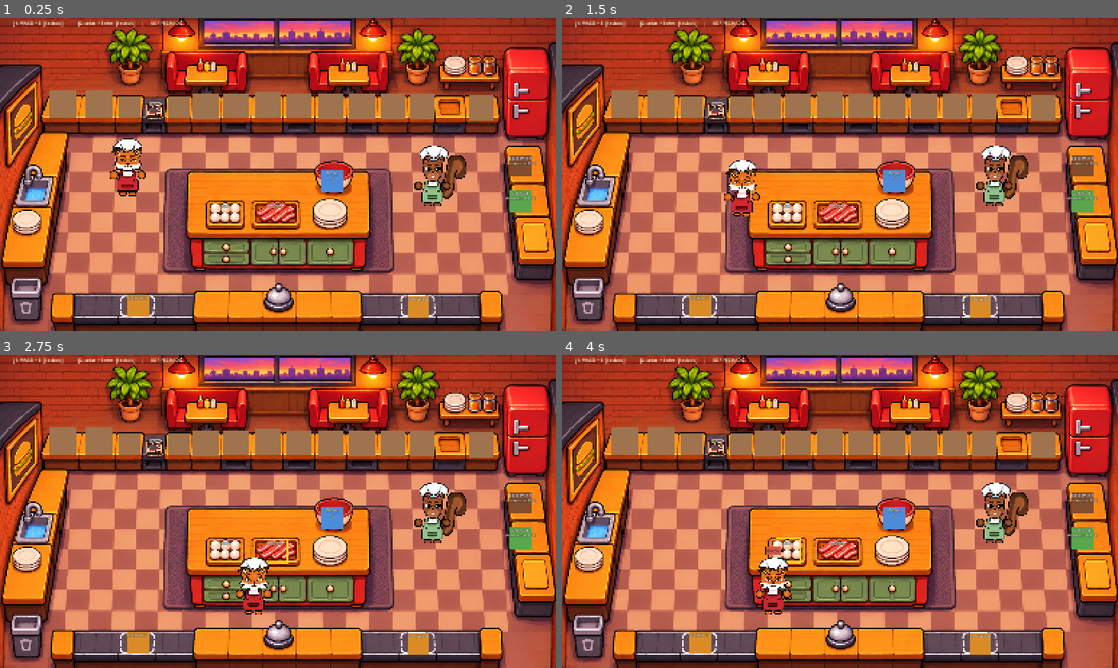
Above: before the commit, frames 1-4 (two rows, left to right).
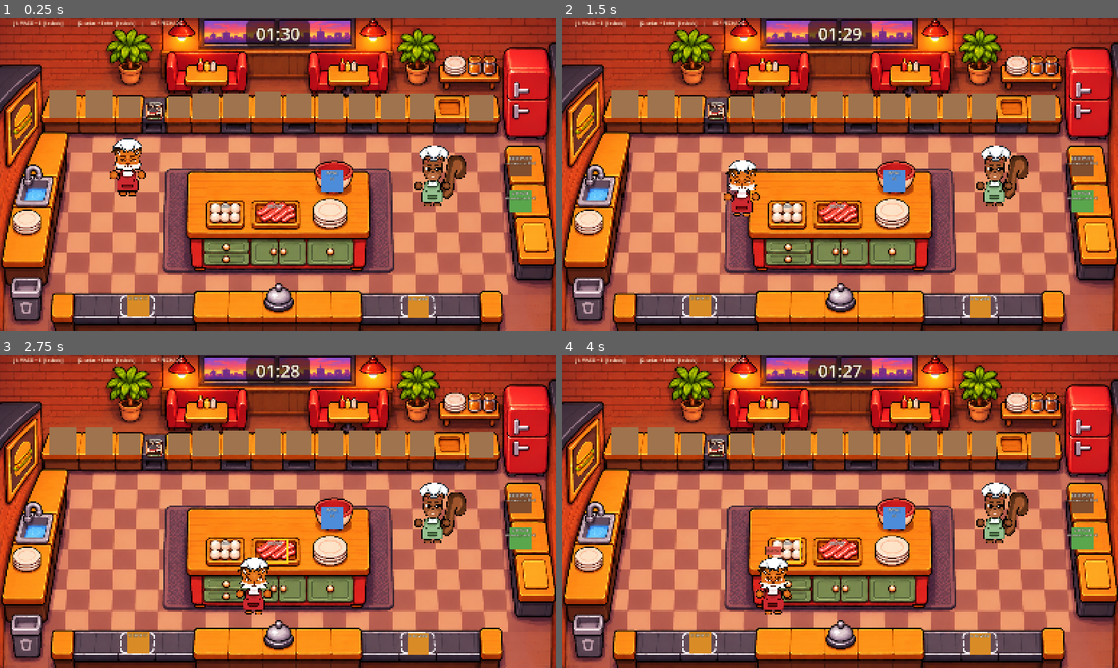
Above: after the commit, the same moments.

Repository: larissalvl/cheflingo
Game: Godot game, scene res://scenes/kitchen.tscn
The game is run twice, just before and just after one commit, with the same random seed, the same clock (stepped at 60 frames per second) and the same inputs.
Inputs:
- Up to frame 1 (0.25 s): no input
- Up to frame 2 (1.5 s): tap Enter at 0.5, 1.35 s; hold D 0.53-1.28 s; tap E at 0.6 s; hold S from 1.28 s (still down)
- Up to frame 3 (2.75 s): release S at 2.03 s; hold D from 2.03 s (still down); tap Keypad Enter at 2.1 s
- Up to frame 4 (4 s): release D at 2.78 s; hold W 2.78-3.53 s; tap E at 2.85 s; tap Space at 3.5 s; hold A from 3.53 s (still down); tap Enter at 3.6 s

The runs differ from the first frame. In frame 1, 0.9% of the frame differs, in the area x 44-56%, y 0-10%; in frame 2, 0.9%; in frame 3, 0.9%; in frame 4, 0.9%.

Commit message:
estados do jogo e relógio
- autoload GameState: MENU, JOGANDO, VITORIA, GAME_OVER e relógio de 90 s
- HUD com relógio MM:SS no topo (vermelho e piscando nos últimos 15 s)
- aviso provisório de VITÓRIA / GAME OVER no centro
- chefs parados e sem interação fora de JOGANDO
- teclas de debug F1/F2/F3 (remover antes da entrega)

Co-Authored-By: Claude Opus 5.5 <noreply@anthropic.com>

Diff:
--- a/project.godot
+++ b/project.godot
@@ -17,6 +17,7 @@
 [autoload]
 
 InputManager="*res://scripts/input_manager.gd"
+GameState="*res://scripts/game_state.gd"
 
 [display]
 
--- a/scenes/kitchen.tscn
+++ b/scenes/kitchen.tscn
@@ -8,6 +8,7 @@
 [ext_resource type="PackedScene" uid="uid://bl351ck6rcwel" path="res://scenes/stations/bowl.tscn" id="5_bowl"]
 [ext_resource type="PackedScene" path="res://scenes/stations/stove.tscn" id="6_stove"]
 [ext_resource type="PackedScene" path="res://scenes/stations/delivery.tscn" id="7_delivery"]
+[ext_resource type="PackedScene" path="res://scenes/ui/game_hud.tscn" id="8_game_hud"]
 
 [sub_resource type="RectangleShape2D" id="Shape_top"]
 size = Vector2(1720, 350)
@@ -184,3 +185,5 @@
 theme_override_colors/font_color = Color(1, 0.95, 0.85, 1)
 theme_override_font_sizes/font_size = 14
 text = "J1: WASD + E   |   J2: setas + Enter"
+
+[node name="GameHud" parent="." instance=ExtResource("8_game_hud")]
--- /dev/null
+++ b/scenes/ui/game_hud.tscn
@@ -0,0 +1,56 @@
+[gd_scene load_steps=3 format=3]
+
+[ext_resource type="Script" path="res://scripts/ui/game_hud.gd" id="1_hud"]
+
+[sub_resource type="StyleBoxFlat" id="StyleBox_clock"]
+content_margin_left = 22.0
+content_margin_top = 4.0
+content_margin_right = 22.0
+content_margin_bottom = 4.0
+bg_color = Color(0.08, 0.04, 0.02, 0.6)
+corner_radius_top_left = 14
+corner_radius_top_right = 14
+corner_radius_bottom_right = 14
+corner_radius_bottom_left = 14
+
+[node name="GameHud" type="CanvasLayer"]
+layer = 10
+script = ExtResource("1_hud")
+
+[node name="ClockPanel" type="PanelContainer" parent="."]
+anchors_preset = 5
+anchor_left = 0.5
+anchor_right = 0.5
+offset_left = -95.0
+offset_top = 8.0
+offset_right = 95.0
+offset_bottom = 78.0
+grow_horizontal = 2
+mouse_filter = 2
+theme_override_styles/panel = SubResource("StyleBox_clock")
+
+[node name="ClockLabel" type="Label" parent="ClockPanel"]
+layout_mode = 2
+theme_override_colors/font_color = Color(1, 0.97, 0.9, 1)
+theme_override_colors/font_outline_color = Color(0.1, 0.05, 0, 1)
+theme_override_constants/outline_size = 8
+theme_override_font_sizes/font_size = 52
+text = "01:30"
+horizontal_alignment = 1
+vertical_alignment = 1
+
+[node name="EndLabel" type="Label" parent="."]
+visible = false
+anchors_preset = 15
+anchor_right = 1.0
+anchor_bottom = 1.0
+grow_horizontal = 2
+grow_vertical = 2
+mouse_filter = 2
+theme_override_colors/font_color = Color(1, 0.95, 0.6, 1)
+theme_override_colors/font_outline_color = Color(0.15, 0.05, 0, 1)
+theme_override_constants/outline_size = 18
+theme_override_font_sizes/font_size = 120
+text = "GAME OVER"
+horizontal_alignment = 1
+vertical_alignment = 1
--- a/scripts/chef.gd
+++ b/scripts/chef.gd
@@ -28,6 +28,12 @@
 
 
 func _physics_process(_delta: float) -> void:
+	# Fora de JOGANDO o chef fica parado e não interage com nada.
+	if not GameState.is_playing():
+		velocity = Vector2.ZERO
+		_update_animation()
+		return
+
 	velocity = InputManager.get_move(player_id) * speed
 	move_and_slide()
 	_update_animation()
--- /dev/null
+++ b/scripts/game_state.gd
@@ -0,0 +1,80 @@
+extends Node
+## GameState (autoload): estado da partida e relógio da fase.
+## Quem quiser saber se o jogo está rolando chama is_playing() ou ouve os sinais.
+## O relógio só corre em JOGANDO; ao chegar a 0 emite time_up e chama lose().
+
+signal state_changed(new_state: State)
+signal time_changed(seconds_left: int)  # emitido quando muda o segundo mostrado
+signal time_up
+
+enum State { MENU, JOGANDO, VITORIA, GAME_OVER }
+
+const ROUND_SECONDS := 90.0
+
+var state: State = State.MENU
+## Tempo restante em segundos (com fração).
+var time_left: float = ROUND_SECONDS
+## Tempo restante no momento da vitória (para as estrelas, depois).
+var final_time_left: float = 0.0
+
+
+func _process(delta: float) -> void:
+	if state != State.JOGANDO:
+		return
+	var before := get_seconds_left()
+	time_left = maxf(time_left - delta, 0.0)
+	if get_seconds_left() != before:
+		time_changed.emit(get_seconds_left())
+	if time_left <= 0.0:
+		time_up.emit()
+		lose()
+
+
+# ---------------- API pública ----------------
+
+## Zera tudo e começa a partida.
+func start_game() -> void:
+	time_left = ROUND_SECONDS
+	final_time_left = 0.0
+	_set_state(State.JOGANDO)
+	time_changed.emit(get_seconds_left())
+
+
+## Vitória: guarda o tempo restante. Só vale durante a partida.
+func win() -> void:
+	if state != State.JOGANDO:
+		return
+	final_time_left = time_left
+	_set_state(State.VITORIA)
+
+
+## Derrota. Só vale durante a partida.
+func lose() -> void:
+	if state != State.JOGANDO:
+		return
+	_set_state(State.GAME_OVER)
+
+
+## Volta ao menu com o relógio cheio.
+func reset() -> void:
+	time_left = ROUND_SECONDS
+	final_time_left = 0.0
+	_set_state(State.MENU)
+	time_changed.emit(get_seconds_left())
+
+
+func is_playing() -> bool:
+	return state == State.JOGANDO
+
+
+## Segundos inteiros para mostrar na tela (89.2 s aparece como 01:30 até virar 89).
+func get_seconds_left() -> int:
+	return ceili(time_left)
+
+
+# ---------------- interno ----------------
+
+func _set_state(new_state: State) -> void:
+	state = new_state
+	print("[GameState] estado: %s" % State.keys()[new_state])
+	state_changed.emit(new_state)
--- a/scripts/kitchen.gd
+++ b/scripts/kitchen.gd
@@ -1,6 +1,7 @@
 extends Node2D
-## Cena da cozinha. Por enquanto só mostra na barra de cima quem controla cada chef
+## Cena da cozinha. Mostra na barra de cima quem controla cada chef
 ## (teclado ou ESP32), para facilitar o teste do hardware.
+## Enquanto a tela inicial não existe, a partida começa assim que a cozinha abre.
 
 @onready var _hud: Label = $Hud
 
@@ -8,9 +9,24 @@
 func _ready() -> void:
 	InputManager.source_changed.connect(func(_p, _s): _update_hud())
 	_update_hud()
+	GameState.start_game()
 
 
 func _update_hud() -> void:
 	var udp := "UDP %d ok" % InputManager.UDP_PORT if InputManager.is_udp_listening() else "UDP FECHADO"
 	_hud.text = "J1: WASD + E  [%s]     |     J2: setas + Enter  [%s]     |     %s" % [
 		InputManager.get_source(1), InputManager.get_source(2), udp]
+
+
+# DEBUG: remover antes da entrega
+# F1 = vitória, F2 = game over, F3 = reinicia a partida.
+func _unhandled_input(event: InputEvent) -> void:
+	if not (event is InputEventKey and event.pressed and not event.echo):
+		return
+	match event.keycode:
+		KEY_F1:
+			GameState.win()
+		KEY_F2:
+			GameState.lose()
+		KEY_F3:
+			GameState.start_game()
--- /dev/null
+++ b/scripts/ui/game_hud.gd
@@ -0,0 +1,57 @@
+extends CanvasLayer
+## Relógio no topo da tela e aviso provisório de fim ("VITÓRIA" / "GAME OVER").
+## Só ouve o GameState; não controla nada.
+
+const WARNING_SECONDS := 15
+const NORMAL_COLOR := Color(1.0, 0.97, 0.9)
+const WARNING_COLOR := Color(1.0, 0.25, 0.2)
+
+var _blink: Tween
+
+@onready var _clock_panel: PanelContainer = $ClockPanel
+@onready var _clock_label: Label = $ClockPanel/ClockLabel
+@onready var _end_label: Label = $EndLabel
+
+
+func _ready() -> void:
+	GameState.state_changed.connect(_on_state_changed)
+	GameState.time_changed.connect(_on_time_changed)
+	_on_state_changed(GameState.state)
+	_on_time_changed(GameState.get_seconds_left())
+
+
+func _on_state_changed(new_state: GameState.State) -> void:
+	_clock_panel.visible = new_state == GameState.State.JOGANDO
+	match new_state:
+		GameState.State.VITORIA:
+			_end_label.text = "VITÓRIA"
+			_end_label.visible = true
+		GameState.State.GAME_OVER:
+			_end_label.text = "GAME OVER"
+			_end_label.visible = true
+		_:
+			_end_label.visible = false
+
+
+func _on_time_changed(seconds_left: int) -> void:
+	_clock_label.text = "%02d:%02d" % [floori(seconds_left / 60.0), seconds_left % 60]
+	var warning := seconds_left <= WARNING_SECONDS
+	_clock_label.add_theme_color_override("font_color", WARNING_COLOR if warning else NORMAL_COLOR)
+	if warning and seconds_left > 0:
+		_pulse()
+	else:
+		_stop_pulse()
+
+
+## Piscada leve: o relógio fica meio transparente e volta, uma vez por segundo.
+func _pulse() -> void:
+	_stop_pulse()
+	_blink = create_tween()
+	_blink.tween_property(_clock_panel, "modulate:a", 0.7, 0.15)
+	_blink.tween_property(_clock_panel, "modulate:a", 1.0, 0.35)
+
+
+func _stop_pulse() -> void:
+	if _blink != null:
+		_blink.kill()
+	_clock_panel.modulate.a = 1.0
Not shown, added: scripts/game_state.gd.uid
Not shown, added: scripts/ui/game_hud.gd.uid
